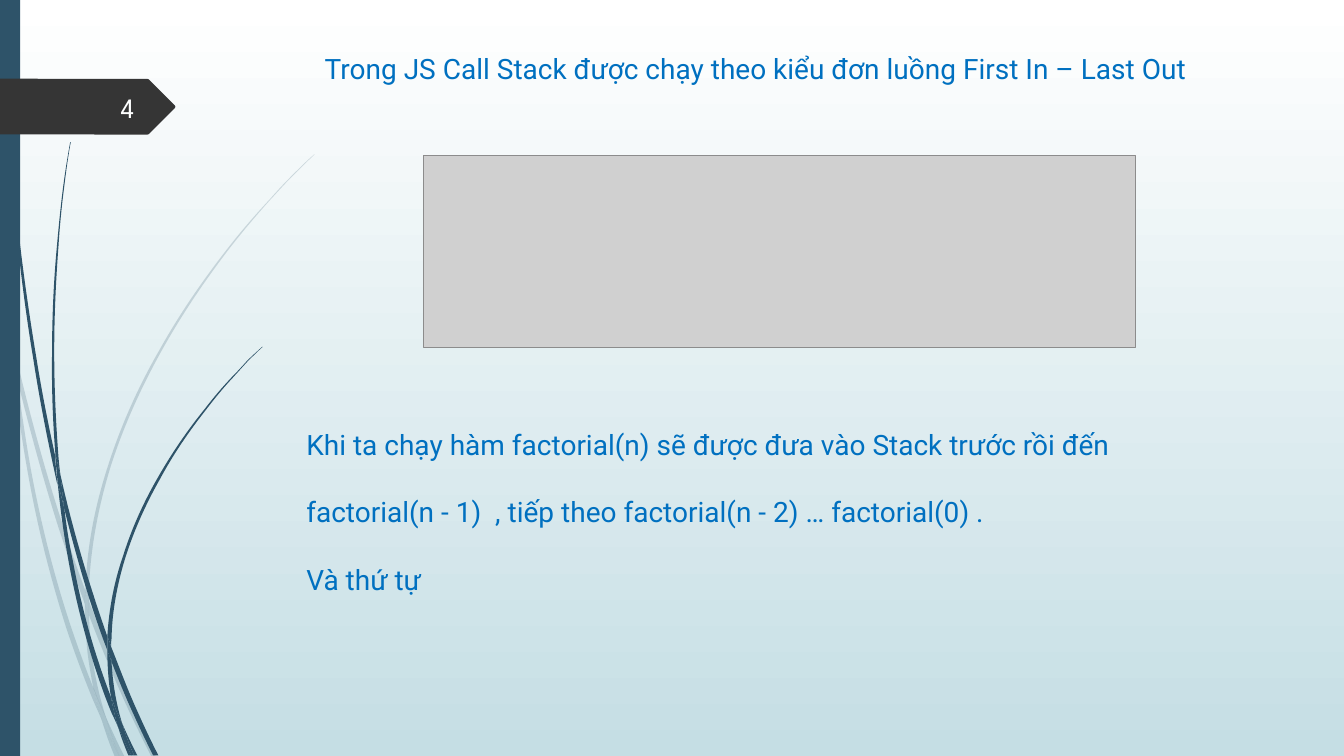
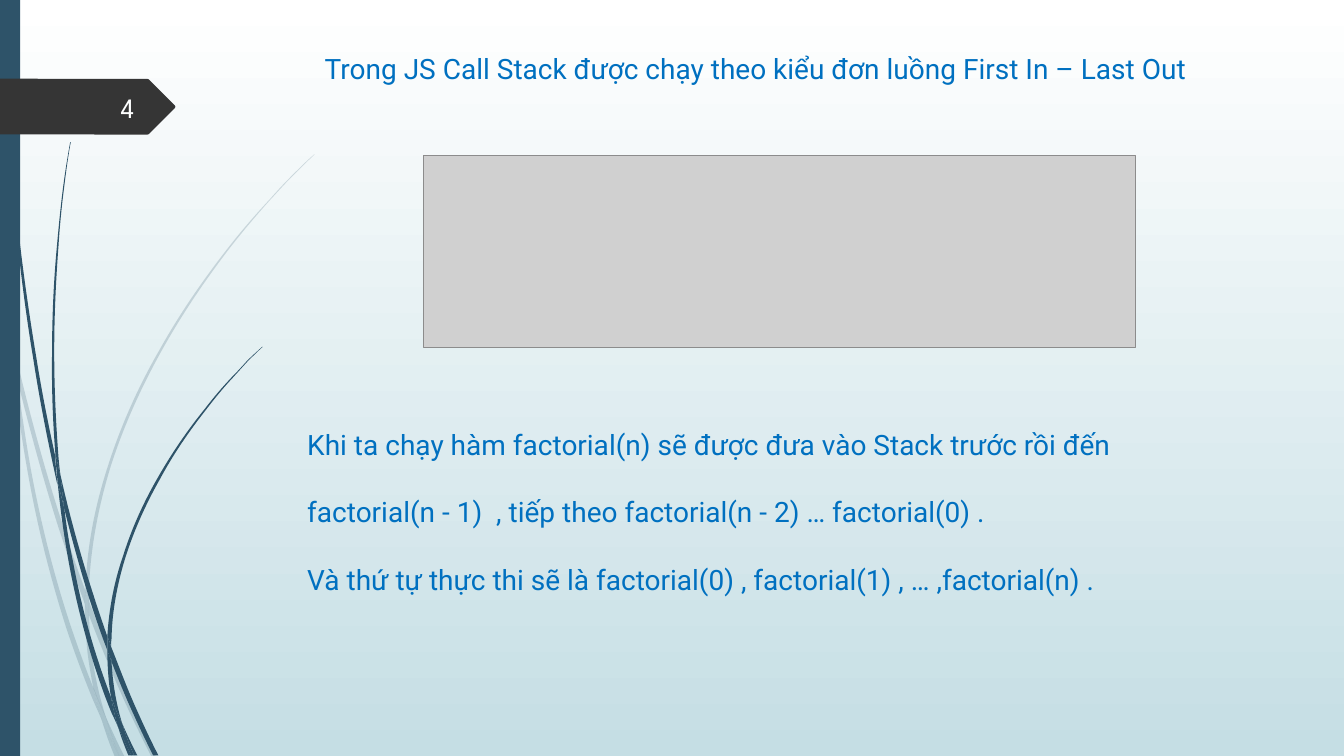
Before and after one commit to lionheartmettle/Bai-Tap-JS-TungNT72-, a slide deck: slide 4 of Slide/TungNT72.pptx. Drawn at 1344x756 pixels with LibreOffice and Linux fonts; fonts in the diff are those of the drawing; grey boxes stand for pictures. Boxes give left, top, right and bottom in pixels: in the first picture for what was removed or moved away, otherwise in the second. Text is boxed around its words. In the diff, an @@ line names an element or a change of style, - is before the commit and + after.

```diff
--- a/Slide/TungNT72.pptx
+++ b/Slide/TungNT72.pptx
@@ text at (307,567,1080,596): text changed @@
-Và thứ tự
+Và thứ tự thực thi sẽ là factorial(0) , factorial(1) , … ,factorial(n) .
```
Also in this commit, not shown: 5 slides added, 10 other files.
